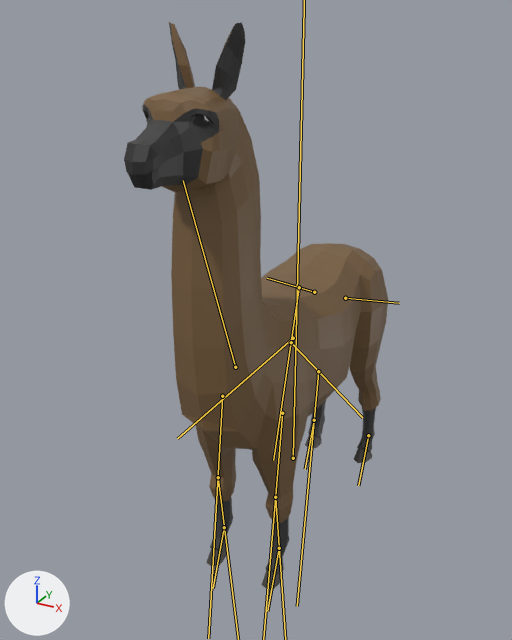
Two versions of the glTF model public/dunia-hewan/models/alpaca.glb, one commit apart.
Camera for both pictures: a 50 mm camera at (0.92, -1.94, 1.71) aimed at (-0.08, -0.14, 0.81). The axes (+X, +Y, +Z) are drawn at lower left. The lights are the same throughout. The first picture is the older version. The bones that change are drawn over the model as lines.
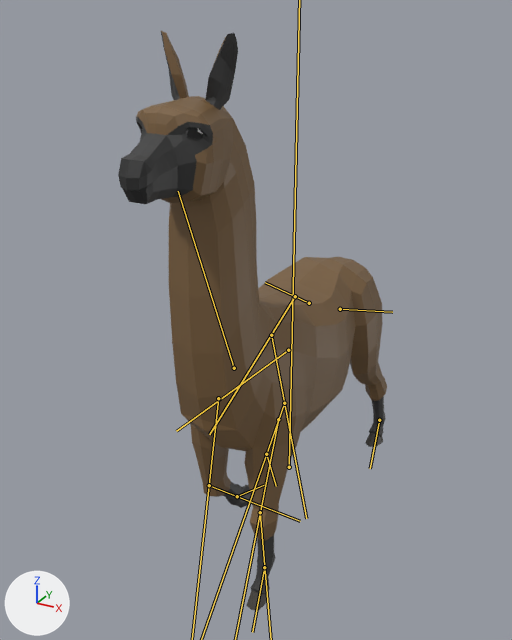
The newer file adds an action. The first version stands in its rest pose; the second is drawn at frame 21 of the action 'Walk'.

Changed parts and their boxes [x1, y1, x2, y2] in the pictures (512 x 640 px):
'Cube', posed
    before: [143, 22, 388, 524]
    after: [136, 31, 387, 541]
'Cube_3', posed (6% wider)
    before: [128, 22, 376, 574]
    after: [123, 31, 386, 595]
'Cube_4', posed
    before: [124, 143, 159, 190]
    after: [118, 158, 153, 204]
'Cube_2', posed (17% narrower, 14% taller)
    before: [206, 434, 372, 590]
    after: [245, 433, 383, 611]
'Cube_1', posed
    before: [182, 414, 257, 450]
    after: [182, 414, 252, 451]
bone 'Torso2', root to tip
    before: (293, 338) to (177, 438)
    after: (288, 350) to (176, 431)
bone 'Neck1', root to tip
    before: (235, 367) to (183, 180)
    after: (234, 368) to (178, 191)
bone 'BackShoulderL', root to tip
    before: (345, 298) to (399, 303)
    after: (340, 309) to (392, 312)
bone 'BackShoulderR', root to tip
    before: (314, 292) to (267, 278)
    after: (309, 303) to (265, 282)
bone 'BackLegR', root to tip
    before: (299, 287) to (273, 460)
    after: (295, 296) to (209, 434)
bone 'BackUpperLegR', root to tip
    before: (291, 342) to (362, 417)
    after: (271, 335) to (306, 518)
bone 'IKBackLegL', root to tip
    before: (368, 435) to (358, 485)
    after: (379, 420) to (370, 468)
bone 'IKFrontLegL', root to tip
    before: (279, 548) to (267, 611)
    after: (264, 567) to (252, 632)
bone 'IKBackLegR', root to tip
    before: (314, 420) to (305, 469)
    after: (266, 454) to (276, 486)
bone 'IKFrontLegR', root to tip
    before: (224, 527) to (213, 588)
    after: (237, 496) to (264, 485)

The change in detail:
Bone 'Body' (bone_body) moves from (0.0, 0.0, 0.0) to (-0.06, -0.16, -0.02).
Bone 'Body' (bone_body) turns from (0, 0, 0) to (0, 1, 0) degrees about its own x, y and z.
Bone 'Torso2' (bone_torso2) turns from (0, 0, 0) to (5, 0, 0) degrees about its own x, y and z.
Bone 'Neck1' (bone_neck1) turns from (0, 0, 0) to (-8, 0, 0) degrees about its own x, y and z.
Bone 'FrontUpperLegL' (bone_frontupperlegl) turns from (0, 0, 0) to (-13, 1, -1) degrees about its own x, y and z.
Bone 'FrontLowerLegL' (bone_frontlowerlegl) turns from (0, 0, 0) to (-16, 0, 0) degrees about its own x, y and z.
Bone 'FrontUpperLegR' (bone_frontupperlegr) turns from (0, 0, 0) to (-3, 1, -2) degrees about its own x, y and z.
Bone 'FrontLowerLegR' (bone_frontlowerlegr) turns from (0, 0, 0) to (-48, 0, 0) degrees about its own x, y and z.
Bone 'BackShoulderL' (bone_backshoulderl) turns from (0, 0, 0) to (0, 12, 2) degrees about its own x, y and z.
Bone 'BackShoulderR' (bone_backshoulderr) turns from (0, 0, 0) to (-7, 45, -12) degrees about its own x, y and z.
Bone 'BackLegR' (bone_backlegr) turns from (0, 0, 0) to (-5, 3, -4) degrees about its own x, y and z.
Bone 'BackUpperLegR' (bone_backupperlegr) turns from (0, 0, 0) to (24, -1, -5) degrees about its own x, y and z.
Bone 'BackLowerLegR' (bone_backlowerlegr) turns from (0, 0, 0) to (24, -1, 2) degrees about its own x, y and z.
Bone 'IKBackLegL' (bone_ikbacklegl) moves from (0.0, 0.0, 0.0) to (0.0, -0.16, 0.41).
Bone 'IKFrontLegL' (bone_ikfrontlegl) moves from (0.0, 0.0, 0.0) to (0.0, 0.12, -0.3).
Bone 'IKBackLegR' (bone_ikbacklegr) moves from (0.0, 0.0, 0.0) to (0.0, 0.25, -1.4).
Bone 'IKBackLegR' (bone_ikbacklegr) turns from (0, 0, 0) to (44, 0, 0) degrees about its own x, y and z.
Bone 'IKFrontLegR' (bone_ikfrontlegr) moves from (0.0, 0.0, 0.0) to (0.0, -0.31, 0.18).
Bone 'IKFrontLegR' (bone_ikfrontlegr) turns from (0, 0, 0) to (89, 0, 0) degrees about its own x, y and z.
